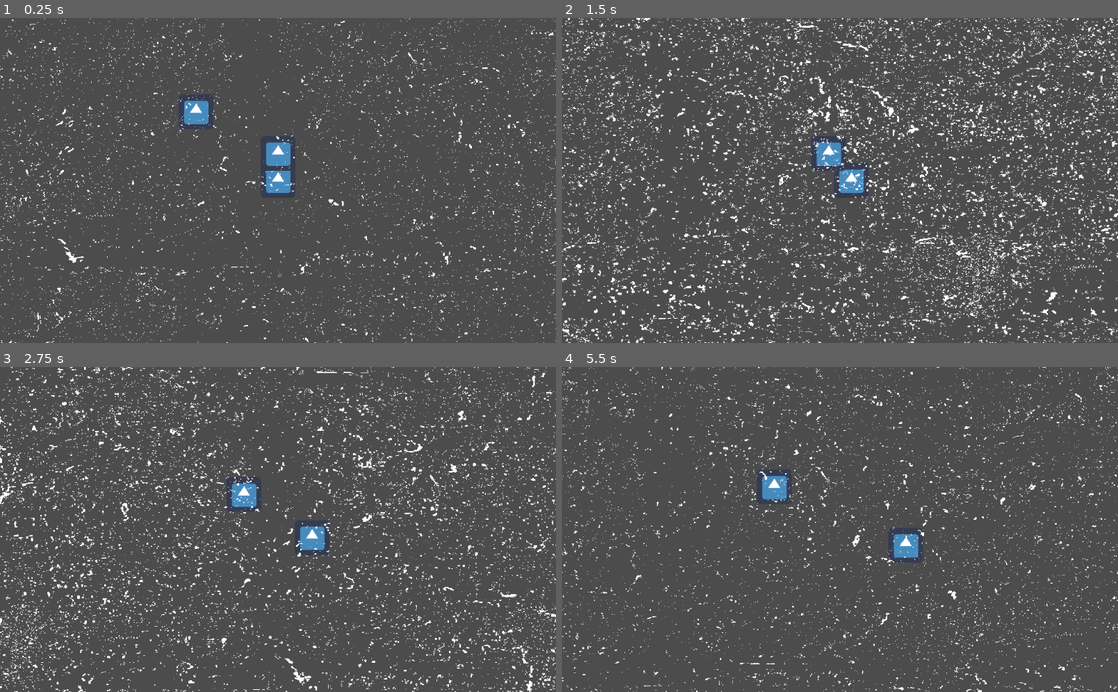
Above: before the commit, frames 1-4 (two rows, left to right).
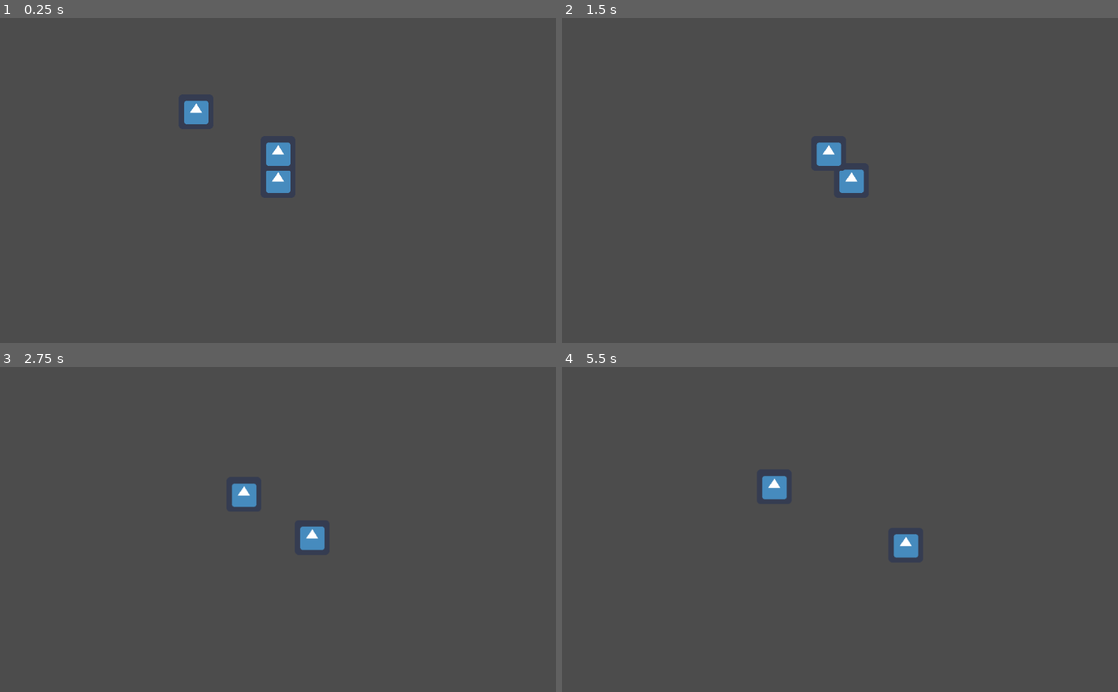
Above: after the commit, the same moments.

Repository: killicolin/SCI-GJ-3
Game: Godot game, scene res://Level1.tscn
The game is run twice, just before and just after one commit, with the same random seed, the same clock (stepped at 60 frames per second) and the same inputs. The engine's default icon, where the game draws it, is replaced by a stand-in: a white triangle on a blue panel in a dark square.
Inputs:
- Up to frame 1 (0.25 s): no input
- Up to frame 2 (1.5 s): tap Enter at 0.5 s; hold Right (p1_right) 0.53-1.28 s; hold Space (p1_action) 0.53-1.28 s; tap Down (p1_stop) at 1.35 s
- Up to frame 3 (2.75 s): hold Right (p1_right) from 2.03 s (still down); hold Q (p2_action) from 2.03 s (still down)
- Up to frame 4 (5.5 s): release Q (p2_action) at 2.78 s; tap D (p2_right) at 2.85 s; release Right (p1_right) at 3.53 s; hold S (p2_stop) 3.53-4.28 s; tap Space (p1_action) at 4.35 s; hold Down (p1_stop) from 5.03 s (still down)

The runs differ from the first frame. In frame 1, 4.6% of the frame differs, in the area x 0-100%, y 0-100%; in frame 2, 13%; in frame 3, 9.9%; in frame 4, 5.0%.

Commit message:
[feat] custom variable of sun and noise to be more useable

Diff:
--- a/NoiseEffect.gd
+++ b/NoiseEffect.gd
@@ -6,12 +6,12 @@
 # var b = "text"
 
 
-export var burst_delta_time =2000.0
+export var burst_delta_time =500.0
 var null_;
 var burst_time;
 # Called when the node enters the scene tree for the first time.
 func _ready():
-#	$TextureRect.visible=false
+	$TextureRect.visible=false
 	burst_time = OS.get_ticks_msec()+burst_delta_time
 	print_debug($TextureRect.material.get_shader_param("filter"))
 #	#$TextureRect.visible=false # Replace with function body.
--- a/Sun.gd
+++ b/Sun.gd
@@ -13,9 +13,9 @@
 export var time_arriving_on_moon_min = 2.0
 export var time_arriving_on_moon_max = 3.0
 
-export var time_small_perturbation_on_moon = 1.0
-export var time_medium_perturbation_on_moon = 2.0
-export var time_big_perturbation_on_moon = 3.0
+export var time_small_perturbation_on_moon = 2.0
+export var time_medium_perturbation_on_moon = 3.0
+export var time_big_perturbation_on_moon = 4.0
 
 # Called when the node enters the scene tree for the first time.
 var rng = RandomNumberGenerator.new()
--- a/Sun.tscn
+++ b/Sun.tscn
@@ -24,6 +24,11 @@
 
 [node name="Node2D" type="Node2D"]
 script = ExtResource( 2 )
+time_between_perturbation_min = 15.0
+time_between_perturbation_max = 20.0
+time_small_perturbation_on_moon = 2.0
+time_medium_perturbation_on_moon = 3.0
+time_big_perturbation_on_moon = 4.0
 
 [node name="Timer" type="Timer" parent="."]
 
